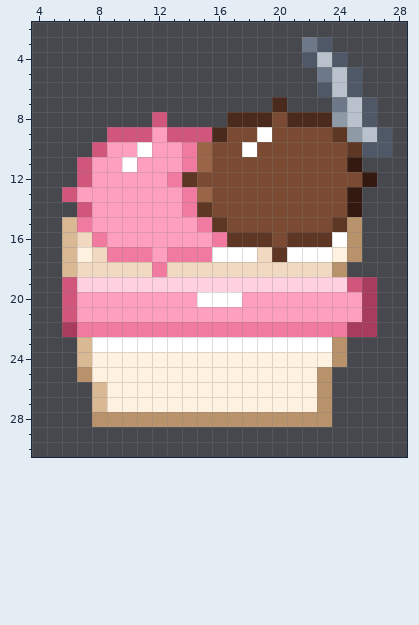
Two versions of one pixel-art file, src/media/photos/sprites/rewards/ice_cream.aseprite. The picture above is the old version.
32x32 pixels, 1 frame. Shown: x 4..28, y 2..30.
Once edited:
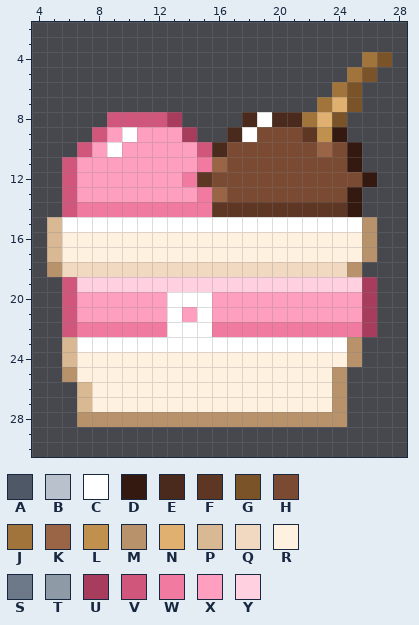
Palette (. is transparent): A #4f5866  B #b9c2cc  C #ffffff  D #33190f  E #4a2a1c  F #5e3624  G #7a5428  H #7a4a32  J #a0743a  K #9a6446  L #c0904f  M #b8926a  N #e0b070  P #d9b894  Q #f0d9c0  R #fff1e0  S #6d7889  T #8f9aa7  U #a83c5c  V #d0567c  W #f07aa0  X #ff9fbf  Y #ffd0e0
Edits made:
Changed rows in their new state; - is an unchanged pixel.
first column x 5:
 3 -----------------..----
 4 -----------------...-JG
 5 ------------------..JG-
 6 ------------------.JG--
 7 ---------------.--JNG.-
 8 ----VVV-U---.-CE-JNG..-
 9 ---VXCX-XU..ECH--FLD...
10 --VXC-X--XVE-H----K-D..
11 -VX--X---XWK-----------
12 -VX-----XWF------------
13 ---------XWK-----------
14 -VWWWWWWW-WFFFFFFFFF---
15 PCCCCCCCCCCCCCCCCCCCCM-
16 PRRRRRRRRRRRRRRRRRRRRM-
17 PR-RRRRRRRRRRRRRRRR-RM-
18 MQ-----Q-----------QM--
19 --------------------Y--
20 --------CC-XX----------
21 --------C-C------------
22 -V------CCC---------W--
23 -PC----------------CM--
24 -PR----------------RM--
25 -MR---------------RM---
26 --PR--------------RM---
27 --PR--------------RM---
28 --M----------------M---
Where, in picture pixels (left, top, right, bottom), the same in both pictures:
changed: (47, 37, 392, 427)
